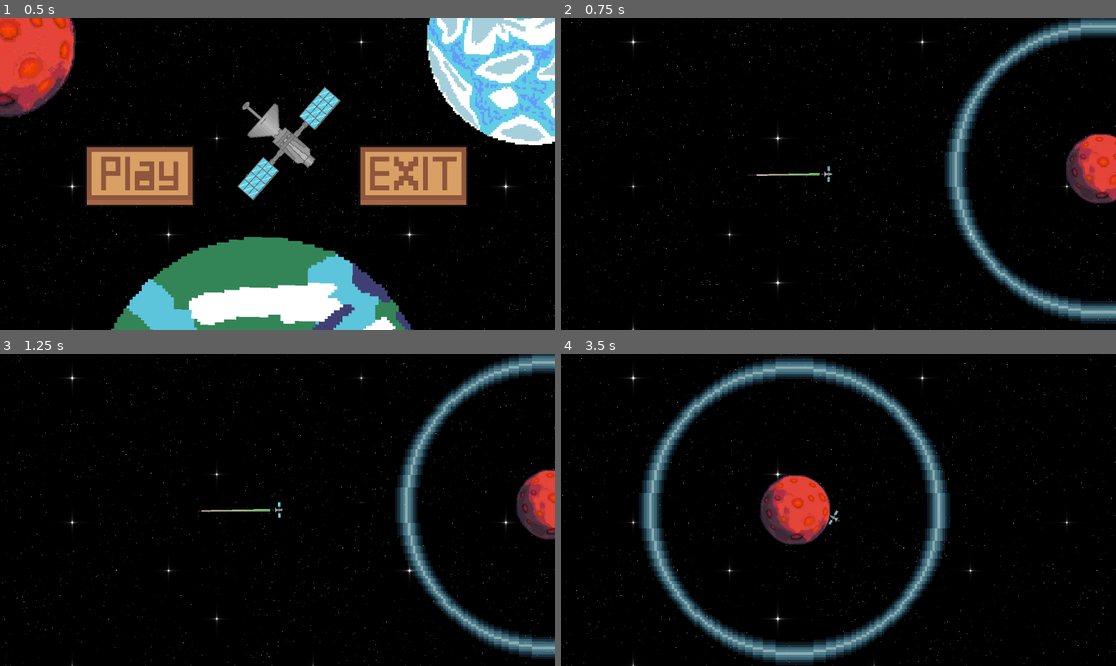
Above: before the commit, frames 1-4 (two rows, left to right).
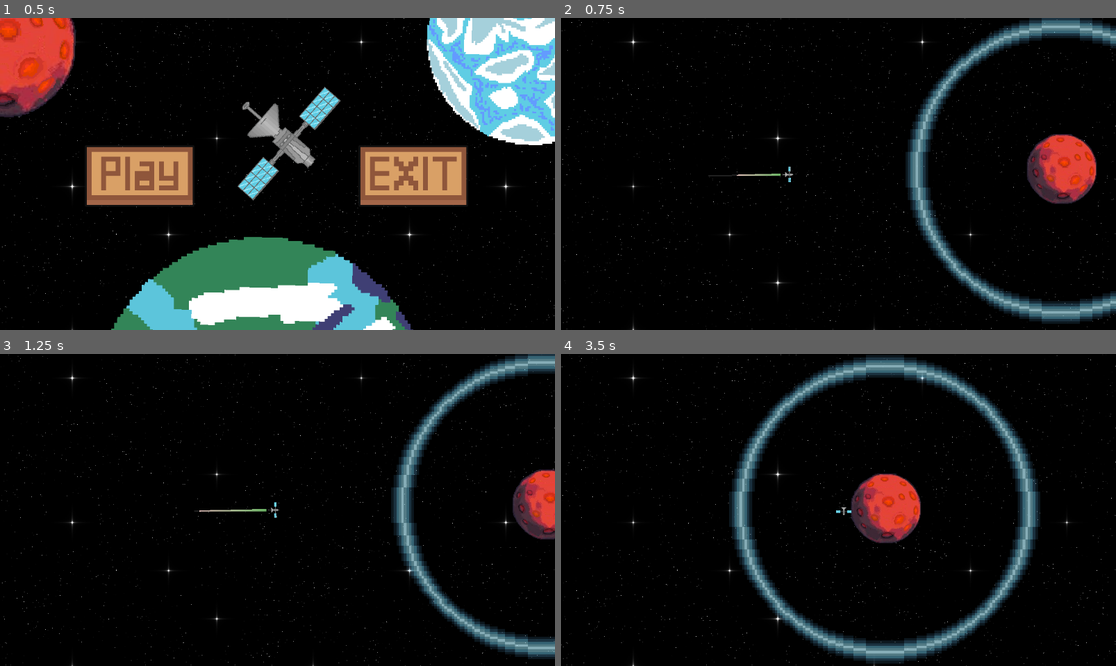
Above: after the commit, the same moments.

Repository: Revarsel/Planet_Loop
Game: Godot game, scene res://Scenes/world.tscn
Two runs of this game, one before a commit and one after it. Both use one fixed random seed, a clock stepped at 60 frames per second and the inputs below.
Inputs (mouse positions are in pixels of both pictures, inside the frame that each line leads up to):
- Up to frame 1 (0.5 s): no input
- Up to frame 2 (0.75 s): click (699, 177) at 0.5 s
- Up to frame 3 (1.25 s): no input
- Up to frame 4 (3.5 s): tap Enter at 1.25 s; move the mouse to (960, 494) at 1.27 s; hold Right mouse button (right_click) 1.28-2.03 s; click (960, 494) at 1.42 s; tap Mouse wheel down (scale_down, bound only after the commit) at 1.55, 2.1 s; move the mouse to (727, 525) at 2.02 s; click (727, 525) at 2.17 s; tap Mouse wheel up (scale_up, bound only after the commit) at 2.3, 2.85 s; move the mouse to (894, 441) at 2.77 s; hold F from 2.78 s (still down); click (894, 441) at 2.92 s

Frame 1 is identical in both runs. In frame 2, 14% of the frame differs, in the area x 26-100%, y 0-98%; in frame 3, 5.2%; in frame 4, 24%, in the area x 14-87%, y 0-100%.

Commit message:
qol changes

Diff:
--- a/Scenes/world.tscn
+++ b/Scenes/world.tscn
@@ -16,7 +16,10 @@
 position = Vector2(576, 324)
 script = ExtResource("1_5a7ea")
 
-[node name="ColorRect" type="ColorRect" parent="Camera2D"]
+[node name="CanvasLayer" type="CanvasLayer" parent="Camera2D"]
+layer = -1
+
+[node name="ColorRect" type="ColorRect" parent="Camera2D/CanvasLayer"]
 material = SubResource("ShaderMaterial_fo5ed")
 custom_minimum_size = Vector2(1200, 700)
 anchors_preset = 8
@@ -30,8 +33,6 @@
 offset_bottom = 350.0
 grow_horizontal = 2
 grow_vertical = 2
-size_flags_horizontal = 6
-size_flags_vertical = 6
 
 [node name="Level" type="Node2D" parent="."]
 
--- a/Scripts/camera_2d.gd
+++ b/Scripts/camera_2d.gd
@@ -5,7 +5,11 @@
 var mouse_pos: Vector2 = Vector2.ZERO
 var curr_mouse_pos: Vector2 = Vector2.ZERO
 
+@onready var background: ColorRect = $CanvasLayer/ColorRect
+
 var f_pressed: bool = false
+
+var lerp_speed: float = 75
 
 var update: bool = true
 
@@ -14,28 +18,42 @@
 
 func _physics_process(delta: float) -> void:
 	player = get_tree().get_first_node_in_group("player")
-	if player != null:
-		if update:
-			global_position = lerp(global_position, player.global_position, exp(-50 * delta))
-			if (global_position - player.global_position).length() < 5:
-				global_position = player.global_position
-				update = false
-			return
-		curr_mouse_pos = get_local_mouse_position()
-		if !player.aiming:
-			global_position = lerp(global_position, player.global_position, exp(-50 * delta))
-		elif Input.is_action_pressed("right_click"):
-			global_position += (mouse_pos - curr_mouse_pos)
-		elif Input.is_key_pressed(KEY_F):
-			f_pressed = true
+	if player == null:
+		return
 
-		if f_pressed:
-			global_position = lerp(global_position, player.global_position, exp(-50 * delta))
-			if (global_position - player.global_position).length() < 5:
-				global_position = player.global_position
-				f_pressed = false
+	if player.aiming:
+		if Input.is_action_just_pressed("scale_up"):
+			zoom *= Vector2(1.1,1.1)
+			#background.scale /= Vector2(1.1,1.1)
+		elif Input.is_action_just_pressed("scale_down"):
+			zoom /= Vector2(1.1,1.1)
+			#background.scale *= Vector2(1.1,1.1)
+			#background.set_anchors_and_offsets_preset(Control.PRESET_CENTER)
+	else:
+		zoom = zoom.lerp(Vector2(1,1), exp(-lerp_speed * delta))
+		#background.scale = Vector2(1,1)
 
-		mouse_pos = curr_mouse_pos
+	if update:
+		global_position = lerp(global_position, player.global_position, exp(-lerp_speed * delta))
+		if (global_position - player.global_position).length() < 5:
+			global_position = player.global_position
+			update = false
+		return
+	curr_mouse_pos = get_local_mouse_position()
+	if !player.aiming: # Player is thrown
+		global_position = lerp(global_position, player.global_position, exp(-60 * delta))
+	elif Input.is_action_pressed("right_click"):
+		global_position += (mouse_pos - curr_mouse_pos)
+	elif Input.is_key_pressed(KEY_F):
+		f_pressed = true
+
+	if f_pressed:
+		global_position = lerp(global_position, player.global_position, exp(-lerp_speed * delta))
+		if (global_position - player.global_position).length() < 5:
+			global_position = player.global_position
+			f_pressed = false
+
+	mouse_pos = curr_mouse_pos
 
 func update_cam():
 	update = true
--- a/Scripts/planet.gd
+++ b/Scripts/planet.gd
@@ -64,8 +64,9 @@
 			reset_borders()
 
 func reset_borders():
-	blue_alpha = 1
-	red_alpha = 0
+	var delta: float = get_process_delta_time()
+	blue_alpha = lerp(blue_alpha, 1.0, exp(-250 * delta))
+	red_alpha = 1 - blue_alpha
 	blue_border.self_modulate = Color(1,1,1, blue_alpha)
 	red_border.self_modulate = Color(1,1,1, red_alpha)
 
--- a/Scripts/world.gd
+++ b/Scripts/world.gd
@@ -16,6 +16,7 @@
 @onready var player_scene: = preload("res://Scenes/player.tscn")
 
 func _ready() -> void:
+	Signals.planet_destroyed.connect(_planet_destroyed)
 	Signals.player_reset.connect(_player_reset)
 	Signals.player_destroyed.connect(_player_destroyed)
 
@@ -60,3 +61,6 @@
 
 func _player_destroyed():
 	player_dest = true
+
+func _planet_destroyed():
+	camera.update_cam()
--- a/project.godot
+++ b/project.godot
@@ -41,6 +41,16 @@
 "events": [Object(InputEventMouseButton,"resource_local_to_scene":false,"resource_name":"","device":-1,"window_id":0,"a …(253 unchanged characters)…
 ]
 }
+scale_up={
+"deadzone": 0.2,
+"events": [Object(InputEventMouseButton,"resource_local_to_scene":false,"resource_name":"","device":-1,"window_id":0,"alt_pressed":false,"shift_pressed":false,"ctrl_pressed":false,"meta_pressed":false,"button_mask":0,"position":Vector2(0, 0),"global_position":Vector2(0, 0),"factor":1.0,"button_index":4,"canceled":false,"pressed":false,"double_click":false,"script":null)
+]
+}
+scale_down={
+"deadzone": 0.2,
+"events": [Object(InputEventMouseButton,"resource_local_to_scene":false,"resource_name":"","device":-1,"window_id":0,"alt_pressed":false,"shift_pressed":false,"ctrl_pressed":false,"meta_pressed":false,"button_mask":0,"position":Vector2(0, 0),"global_position":Vector2(0, 0),"factor":1.0,"button_index":5,"canceled":false,"pressed":false,"double_click":false,"script":null)
+]
+}
 
 [physics]
 
